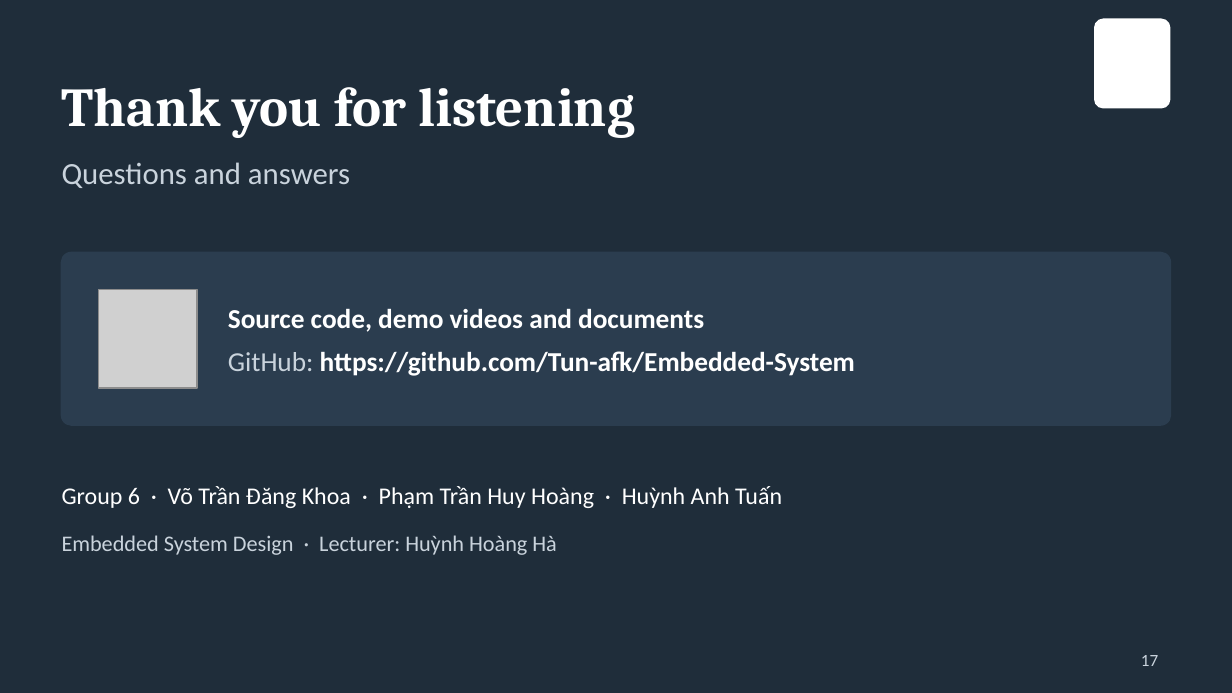
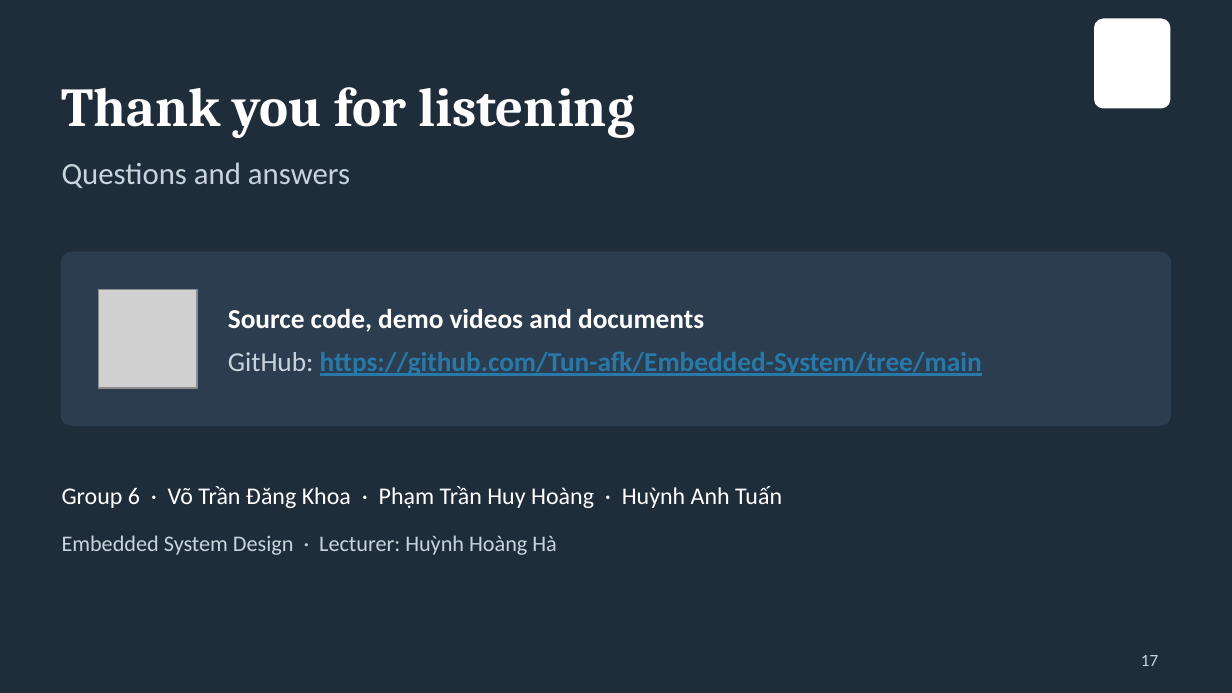
Before and after one commit to Tun-afk/Embedded-System, a slide deck: slide 17 of FinalReport/Group6_Platform_Driver_Presentation.pptx. Drawn at 1232x693 pixels with LibreOffice and Linux fonts; fonts in the diff are those of the drawing; grey boxes stand for pictures; background and template pictures are left out. Boxes give left, top, right and bottom in pixels: in the first picture for what was removed or moved away, otherwise in the second. Text is boxed around its words. In the diff, an @@ line names an element or a change of style, - is before the commit and + after.

```diff
--- a/FinalReport/Group6_Platform_Driver_Presentation.pptx
+++ b/FinalReport/Group6_Platform_Driver_Presentation.pptx
@@ text at (228,351,982,376): text changed; text colour #FFFFFF to #2878A8 @@
-GitHub: https://github.com/Tun-afk/Embedded-System
+GitHub: https://github.com/Tun-afk/Embedded-System/tree/main
```
Also in this commit, not shown: 2 other slides changed.
